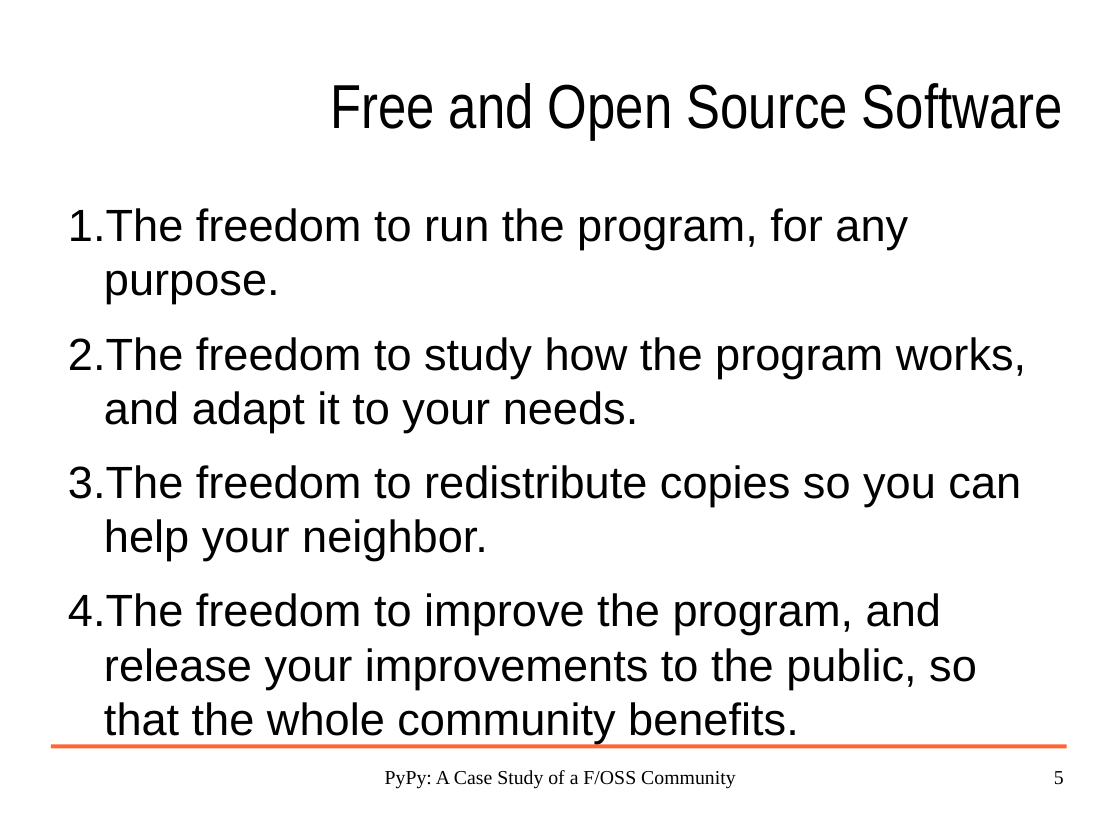
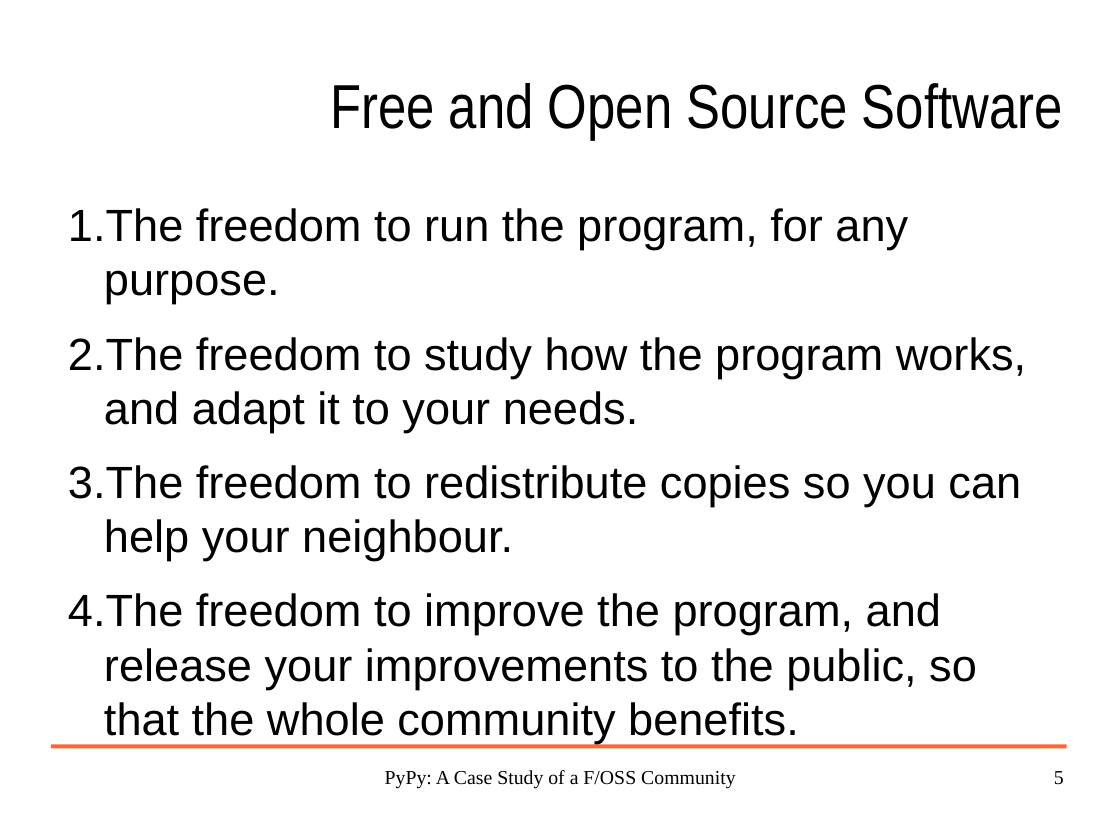
Before and after one commit to wdv4758h/pypy-extradoc, a slide deck: slide 5 of talk/pypy_euworkshop_2005-12-08/pypy-brussels-2005-12-08.odp. Drawn at 1120x840 pixels with LibreOffice and Linux fonts; fonts in the diff are those of the drawing; background and template pictures are left out. Boxes give left, top, right and bottom in pixels: in the first picture for what was removed or moved away, otherwise in the second. Text is boxed around its words. In the diff, an @@ line names an element or a change of style, - is before the commit and + after.

```diff
--- a/talk/pypy_euworkshop_2005-12-08/pypy-brussels-2005-12-08.odp
+++ b/talk/pypy_euworkshop_2005-12-08/pypy-brussels-2005-12-08.odp
@@ text at (68, 465, 1021, 561): text changed @@
-3. The freedom to redistribute copies so you can help your neighbor.
+3. The freedom to redistribute copies so you can help your neighbour.
```
Also in this commit, not shown: 2 other slides changed, 3 slides added, 1 other file.
